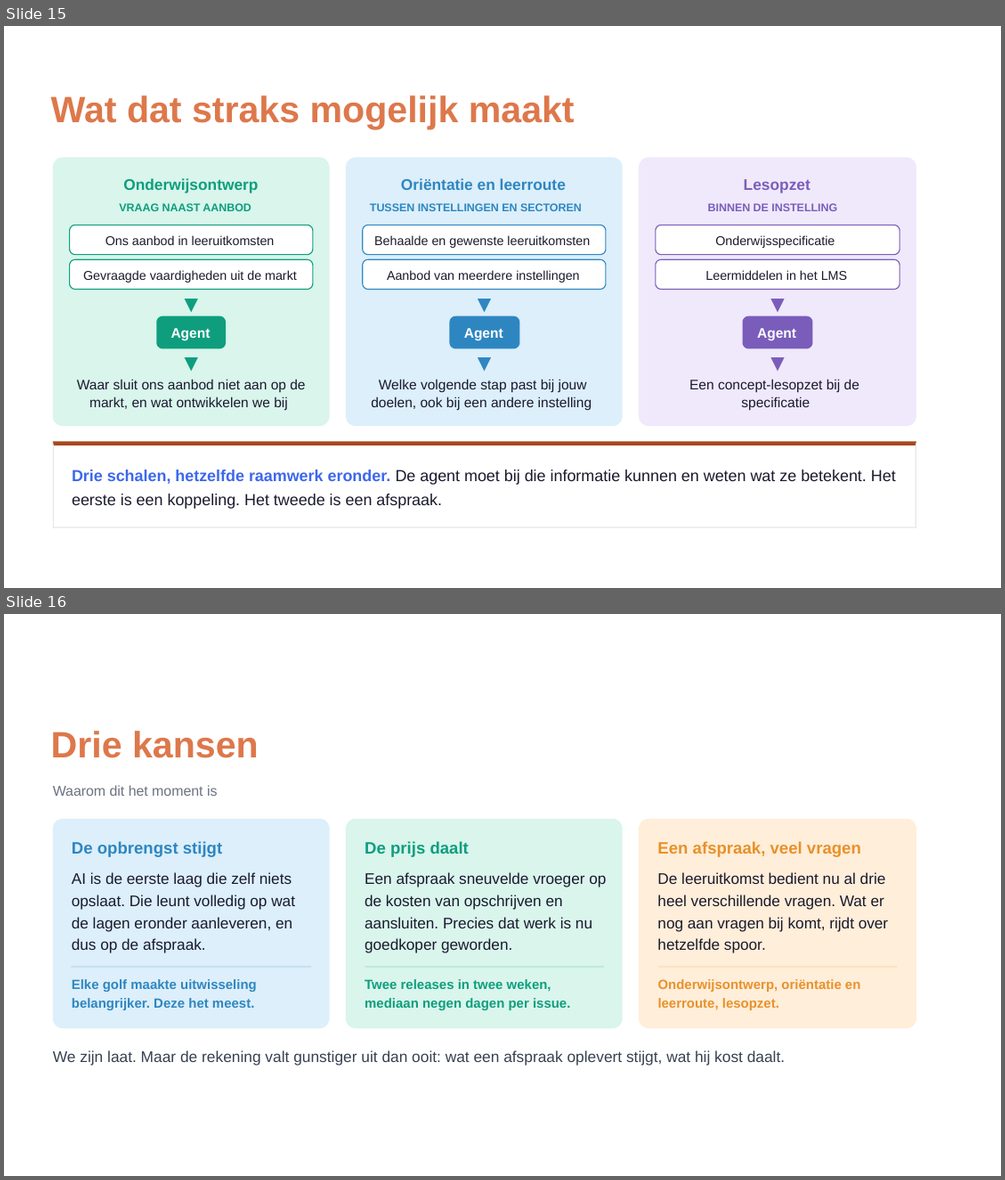
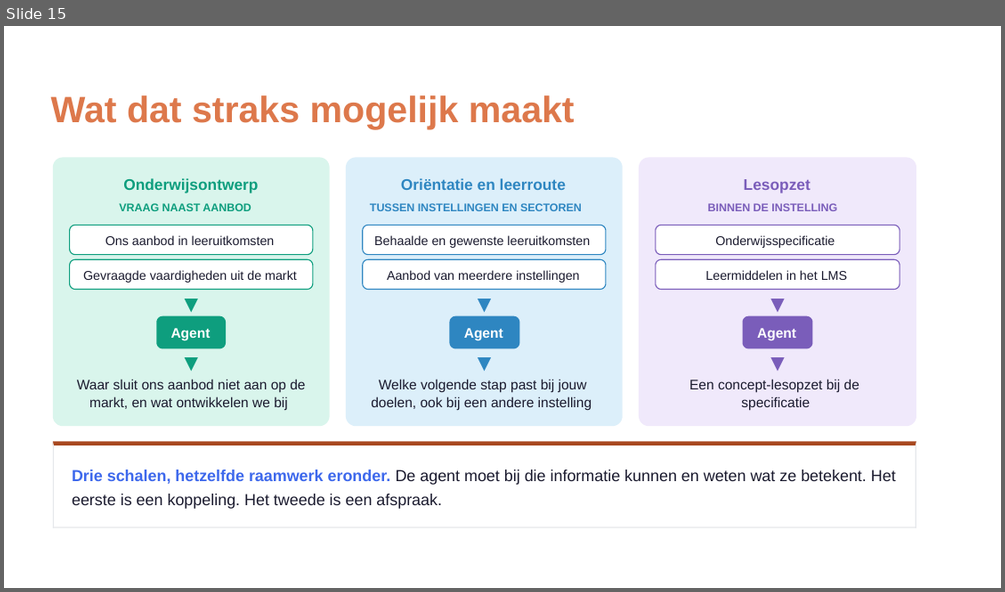
Before and after one commit to Npuls-OKx/meta, a slide deck: presentaties/export/260904_ai_houdbaarheid/260904_ai_houdbaarheid.pptx. Shown one above the other, each under a label of ours: slides 15 and 16 before the commit, slide 15 after it. The pictures are 1005x1180 and 1005x592 pixels, drawn with LibreOffice and Linux fonts; fonts in the diff are those of the drawing; background and template pictures are left out. Boxes give left, top, right and bottom in pixels: in the first picture for what was removed or moved away, otherwise in the second. Text is boxed around its words. In the diff, an @@ line names an element or a change of style, - is before the commit and + after.

Commit message:
Kansen op de katalysatorlijn, zonder claims over ons eigen tempo
Snelheid zegt niets over kwaliteit, dus de releasecijfers zijn geen kans
meer. In plaats daarvan drie dingen die de sector al jaren wil en die
stuklopen op hetzelfde punt: flexibel onderwijs uitvoerbaar maken,
meebewegen met de arbeidsmarkt, en leren over instellingen en sectoren
heen. Elk met de situatie van vandaag eronder.

De slotkaart zegt waar de kans zit: OKx bouwt die drie dingen niet zelf
maar legt het spoor, en is daarmee katalysator voor onderwijsinnovatie.

Relateert aan: #212

```diff
--- a/presentaties/export/260904_ai_houdbaarheid/260904_ai_houdbaarheid.pptx
+++ b/presentaties/export/260904_ai_houdbaarheid/260904_ai_houdbaarheid.pptx
@@ slide 16 removed at box(4, 614, 1001, 1176), background picture (left out) @@
@@ freeform shape removed at box(4, 614, 1001, 1176) @@
@@ freeform shape removed at box(4, 614, 1001, 1176) @@
@@ text removed at box(51, 731, 259, 758) @@
-Drie kansen
@@ text removed at box(53, 785, 218, 796) @@
-Waarom dit het moment is
@@ freeform shape removed at box(53, 818, 329, 1028) @@
@@ freeform shape removed at box(346, 818, 622, 1028) @@
@@ freeform shape removed at box(639, 818, 916, 1028) @@
@@ text removed at box(72, 841, 222, 857) @@
-De opbrengst stijgt
@@ text removed at box(364, 841, 469, 857) @@
-De prijs daalt
@@ text removed at box(657, 841, 861, 857) @@
-Een afspraak, veel vragen
@@ text removed at box(72, 872, 291, 886) @@
-AI is de eerste laag die zelf niets
@@ text removed at box(364, 872, 606, 886) @@
-Een afspraak sneuvelde vroeger op
@@ text removed at box(657, 872, 886, 884) @@
-De leeruitkomst bedient nu al drie
@@ text removed at box(72, 894, 295, 909) @@
-opslaat. Die leunt volledig op wat
@@ text removed at box(364, 894, 563, 909) @@
-de kosten van opschrijven en
@@ text removed at box(657, 894, 884, 909) @@
-heel verschillende vragen. Wat er
@@ text removed at box(72, 917, 292, 932) @@
-de lagen eronder aanleveren, en
@@ text removed at box(364, 917, 592, 928) @@
-aansluiten. Precies dat werk is nu
@@ text removed at box(657, 917, 888, 932) @@
-nog aan vragen bij komt, rijdt over
@@ text removed at box(72, 938, 206, 953) @@
-dus op de afspraak.
@@ text removed at box(364, 938, 512, 953) @@
-goedkoper geworden.
@@ text removed at box(657, 938, 766, 953) @@
-hetzelfde spoor.
@@ freeform shape removed at box(72, 966, 312, 966) @@
@@ text removed at box(72, 979, 257, 991) @@
-Elke golf maakte uitwisseling
@@ text removed at box(364, 979, 551, 991) @@
-Twee releases in twee weken,
@@ freeform shape removed at box(365, 966, 605, 966) @@
@@ freeform shape removed at box(658, 966, 898, 966) @@
@@ text removed at box(658, 979, 860, 991) @@
-Onderwijsontwerp, oriëntatie en
@@ text removed at box(72, 998, 254, 1010) @@
-belangrijker. Deze het meest.
@@ text removed at box(364, 998, 570, 1010) @@
-mediaan negen dagen per issue.
@@ text removed at box(658, 998, 779, 1010) @@
-leerroute, lesopzet.
@@ text removed at box(53, 1050, 785, 1064) @@
-We zijn laat. Maar de rekening valt gunstiger uit dan ooit: wat een afspraak oplevert stijgt, wat hij kost daalt.
```
Also in this commit, not shown: 1 slide added, 2 other files.
